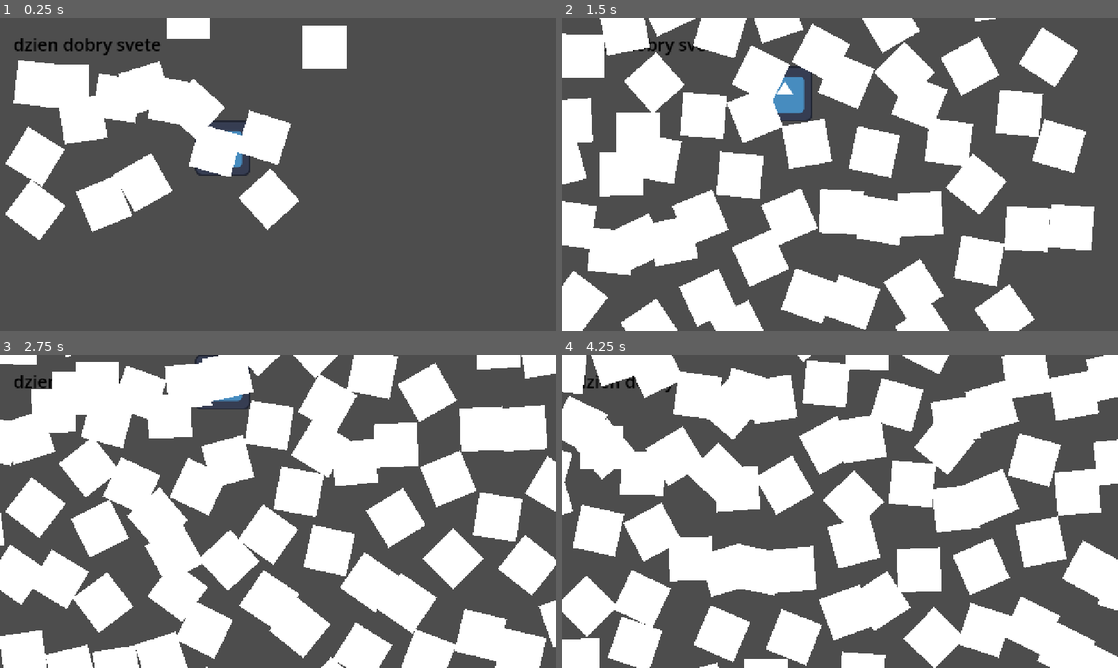
Above: before the commit, frames 1-4 (two rows, left to right).
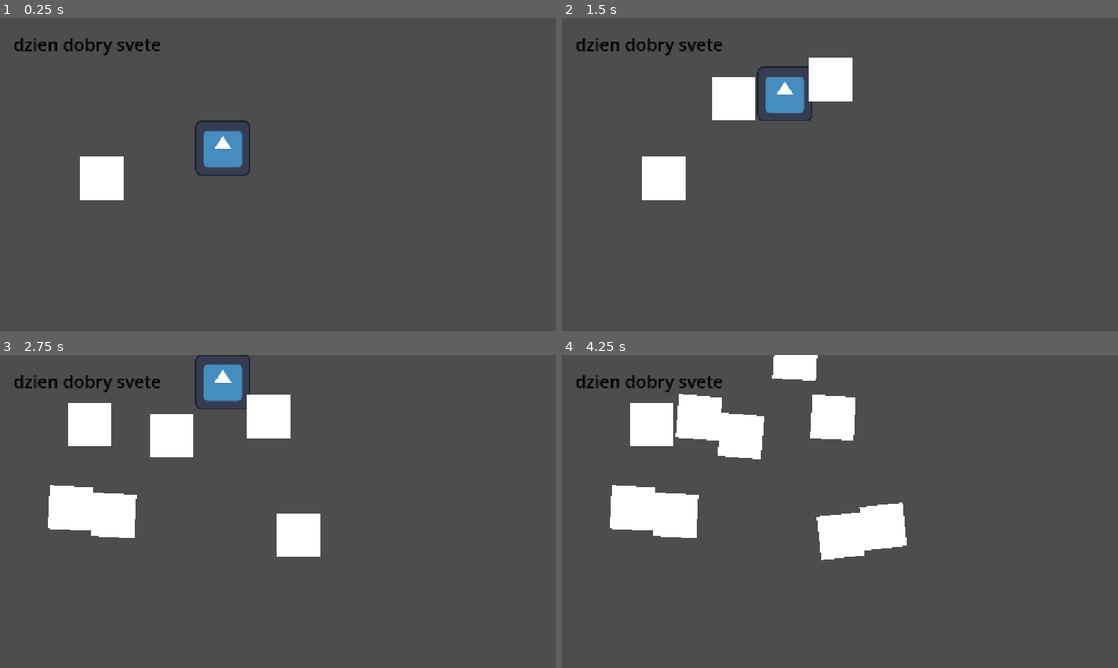
Above: after the commit, the same moments.

Repository: Matuush/gmtk2026
Game: Godot game, scene res://scenes/main.tscn
Two runs of this game, one before a commit and one after it. Both use one fixed random seed, a clock stepped at 60 frames per second and the inputs below. The engine's default icon, where the game draws it, is replaced by a stand-in: a white triangle on a blue panel in a dark square.
Inputs:
- Up to frame 1 (0.25 s): no input
- Up to frame 2 (1.5 s): hold Up (ui_up) 0.53-1.28 s
- Up to frame 3 (2.75 s): hold Up (ui_up) from 2.03 s (still down)
- Up to frame 4 (4.25 s): release Up (ui_up) at 3.53 s

The runs differ from the first frame. In frame 1, 15% of the frame differs, in the area x 1-63%, y 0-71%; in frame 2, 46%; in frame 3, 53%; in frame 4, 55%, in the area x 0-100%, y 0-100%.

Commit message:
add timer for spawning amoebas

Diff:
--- a/scenes/game/game.gd
+++ b/scenes/game/game.gd
@@ -8,17 +8,18 @@
 func _physics_process(delta: float) -> void:
 	my_time += delta
 	#print(my_time)
-	var new_amoeba = amoeba_scene.instantiate()
-	new_amoeba.position.x = randf_range(0, window_size.x)
-	new_amoeba.position.y = randf_range(0, window_size.y)
-	#new_amoeba.position.x = randf_range(0, 10)
-	#new_amoeba.position.y = randf_range(0, 10)
-	print(new_amoeba.position)
-	add_child(new_amoeba)
 	#
-	#enemies.push_back(new_amoeba)
 
 	#if my_time > 2.0:
 		#remove_child($Game)
 	#position.x += 100 * delta
 	pass
+
+
+func _on_spawn_timer_timeout() -> void:
+	var new_amoeba = amoeba_scene.instantiate()
+	new_amoeba.position.x = randf_range(0, window_size.x)
+	new_amoeba.position.y = randf_range(0, window_size.y)
+	enemies.push_back(new_amoeba)
+	#print(new_amoeba.position)
+	add_child(new_amoeba)
--- a/scenes/game/game.tscn
+++ b/scenes/game/game.tscn
@@ -31,3 +31,9 @@
 
 [node name="Amoeba" parent="." unique_id=1900628124 instance=ExtResource("4_kelw5")]
 position = Vector2(235, 369)
+
+[node name="SpawnTimer" type="Timer" parent="." unique_id=1733036146]
+wait_time = 0.5
+autostart = true
+
+[connection signal="timeout" from="SpawnTimer" to="." method="_on_spawn_timer_timeout"]
